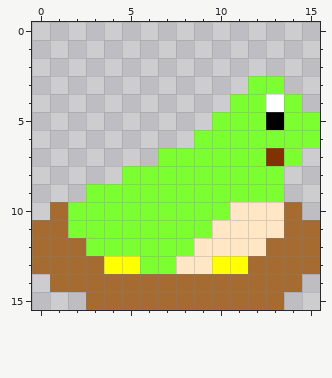
File history of a pixel-art file, Player/Frog_Boat.aseprite. The picture above is the old version.
16x16 pixels, 1 frame.
The result:
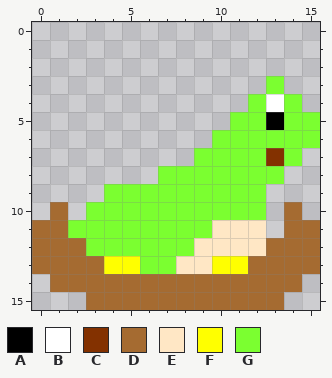
Palette (. is transparent): A #000000  B #ffffff  C #833100  D #a56b31  E #ffe7c5  F #ffff00  G #7bff30
Change:
@@ x 0..15 @@
  2 ................
- 3 ............GG..
- 4 ...........GGBG.
- 5 ..........GGGAGG
- 6 .........GGGGGGG
- 7 .......GGGGGGCG.
- 8 .....GGGGGGGGG..
- 9 ...GGGGGGGGGGG..
-10 .DGGGGGGGGGEEED.
-11 DDGGGGGGGGEEEEDD
+ 3 .............G..
+ 4 ............GBG.
+ 5 ...........GGAGG
+ 6 ..........GGGGGG
+ 7 .........GGGGCG.
+ 8 .......GGGGGGG..
+ 9 ....GGGGGGGGG...
+10 .D.GGGGGGGGGG.D.
+11 DDGGGGGGGGEEE.DD
 12 DDDGGGGGGEEEEDDD
